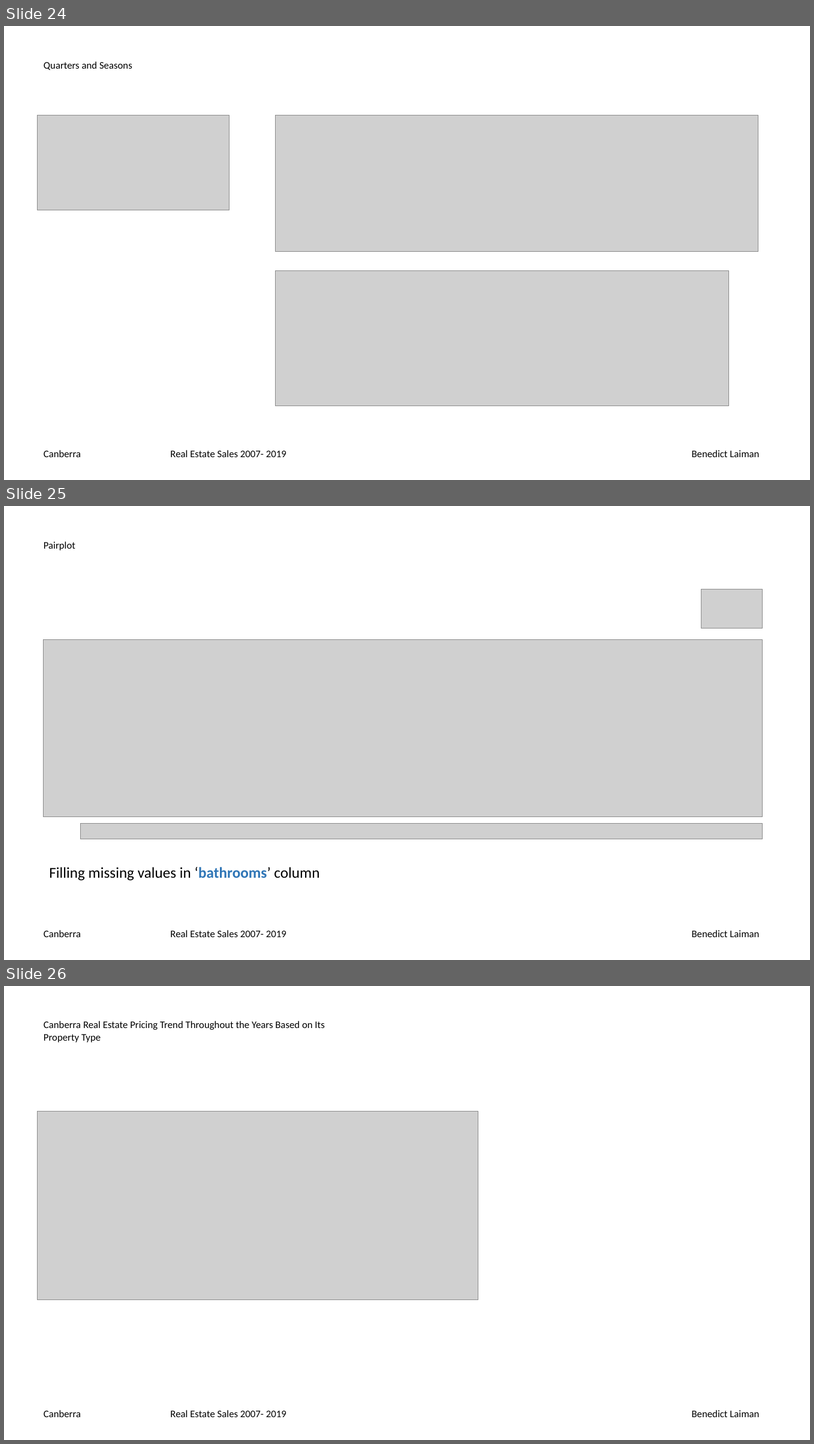
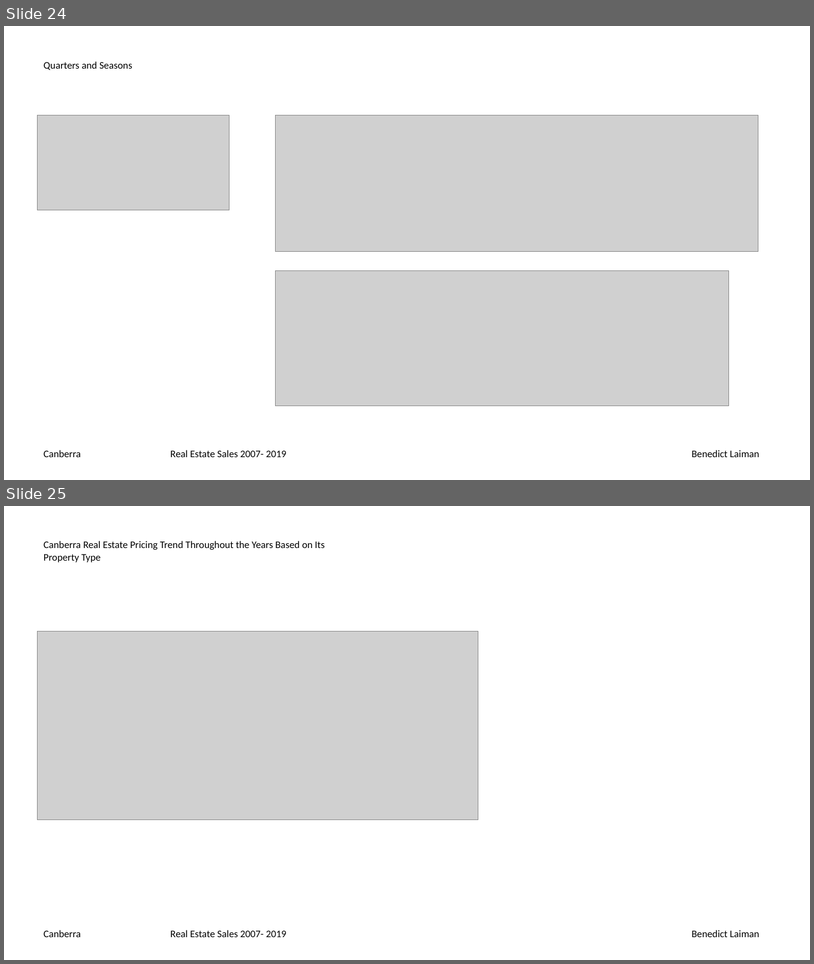
Before and after one commit to bolaubi/Canberra-RealEstateSales-20072019, a slide deck: CanberraRealEstateSales20072019_BenedictLaiman.pptx. Shown one above the other, each under a label of ours: slides 24, 25 and 26 before the commit, slides 24 and 25 after it. The pictures are 814x1444 and 814x964 pixels, drawn with LibreOffice and Linux fonts; fonts in the diff are those of the drawing; grey boxes stand for pictures. Boxes give left, top, right and bottom in pixels: in the first picture for what was removed or moved away, otherwise in the second. Text is boxed around its words. In the diff, an @@ line names an element or a change of style, - is before the commit and + after.

```diff
--- a/CanberraRealEstateSales20072019_BenedictLaiman.pptx
+++ b/CanberraRealEstateSales20072019_BenedictLaiman.pptx
@@ slide 25 removed at (4,506,810,960), background #FFFFFF @@
@@ text removed at (44,541,75,550) @@
-Pairplot
@@ picture removed at (702,589,762,628) @@
@@ picture removed at (44,640,762,817) @@
@@ picture removed at (81,823,762,839) @@
@@ text removed at (49,867,320,880) @@
-Filling missing values in ‘bathrooms’ column
@@ text removed at (44,930,81,937) @@
-Canberra
@@ text removed at (170,930,287,937) @@
-Real Estate Sales 2007- 2019
@@ text removed at (692,930,759,937) @@
-Benedict Laiman
@@ what was slide 26 is now slide 25 @@
```
Also in this commit, not shown: 1 slide changed, 7 other files.
